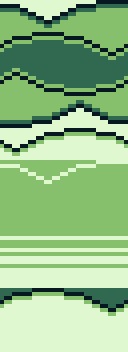
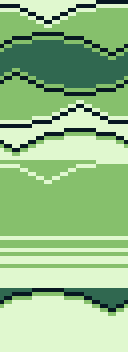
Comparing the layer stacks of the two 128 × 352 images. Changes:
painted on "LightBasicClouds" over bbox(0, 4, 128, 28)
painted on "BasicCloudsFlipped" over bbox(0, 100, 128, 124)
